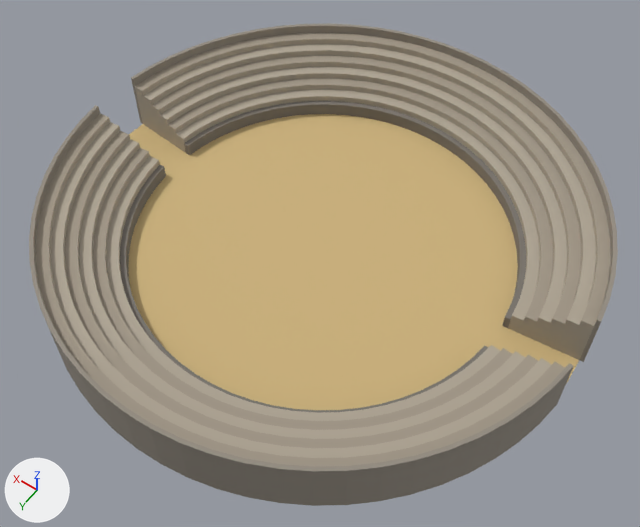
Before and after pictures for a commit that changed the glTF model src/resource/models/assets/arena/arena.gltf.
Camera for both pictures: a camera (50 mm lens) standing at (-33.6, 47.6, 71.5) and looking at (-1.5, 2.7, 1.0). Arrows for +X, +Y and +Z are at lower left; the lights stay in place. The picture after the commit comes second. Where no turn or scale is listed for an object, it has been applied to the vertices.

In view in the first picture: 'Floor', 'Stands', 'Wall'.
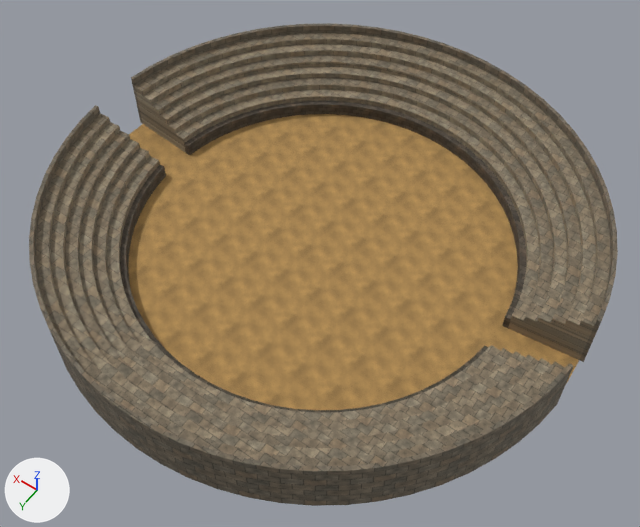
Edits to the bpy script that builds the scene:
```text
Add img_stand:
    img_stand = load_image('stand', '_unpacked/stand', 512, 512, 'sRGB')
Add img_wall:
    img_wall = load_image('wall', '_unpacked/wall', 512, 512, 'sRGB')
Add img_sand:
    img_sand = load_image('sand', '_unpacked/sand', 512, 512, 'sRGB')
Change mat_sand:
    where n2 = _N.new('ShaderNodeMix'); n2.name = 'Mix'
    remove n2.inputs[7].default_value = (0.78, 0.67, 0.45, 1.0)  # 'B', beige #e5d6b3
    add n4 = _N.new('ShaderNodeTexImage'); n4.name = 'Image Texture'
    add n4.image = img_sand
    where n3 = _N.new('ShaderNodeVertexColor'); n3.name = 'Color Attribute'
    remove _L.new(n3.outputs[0], n2.inputs[6])  # 'Color' to 'A'
    add _L.new(n3.outputs[0], n2.inputs[7])  # 'Color' to 'B'
    add _L.new(n4.outputs[0], n2.inputs[6])  # 'Color' to 'A'
Change mat_wall:
    where n2 = _N.new('ShaderNodeMix'); n2.name = 'Mix'
    remove n2.inputs[7].default_value = (0.45, 0.43, 0.4, 1.0)  # 'B', grey #b3afaa
    add n4 = _N.new('ShaderNodeTexImage'); n4.name = 'Image Texture'
    add n4.image = img_wall
    where n3 = _N.new('ShaderNodeVertexColor'); n3.name = 'Color Attribute'
    remove _L.new(n3.outputs[0], n2.inputs[6])  # 'Color' to 'A'
    add _L.new(n3.outputs[0], n2.inputs[7])  # 'Color' to 'B'
    add _L.new(n4.outputs[0], n2.inputs[6])  # 'Color' to 'A'
Change mat_stand:
    where n2 = _N.new('ShaderNodeMix'); n2.name = 'Mix'
    remove n2.inputs[7].default_value = (0.66, 0.62, 0.55, 1.0)  # 'B', light grey #d4cec4
    add n4 = _N.new('ShaderNodeTexImage'); n4.name = 'Image Texture'
    add n4.image = img_stand
    where n3 = _N.new('ShaderNodeVertexColor'); n3.name = 'Color Attribute'
    remove _L.new(n3.outputs[0], n2.inputs[6])  # 'Color' to 'A'
    add _L.new(n3.outputs[0], n2.inputs[7])  # 'Color' to 'B'
    add _L.new(n4.outputs[0], n2.inputs[6])  # 'Color' to 'A'
```

What differs and where, as boxes [x1, y1, x2, y2] in the pictures (640 x 527 px):
'Stands', surface changed (darker)
    both: [29, 23, 618, 506]
'Floor', surface changed (darker)
    both: [129, 114, 579, 410]
'Wall', surface changed
    both: [120, 101, 526, 413]
